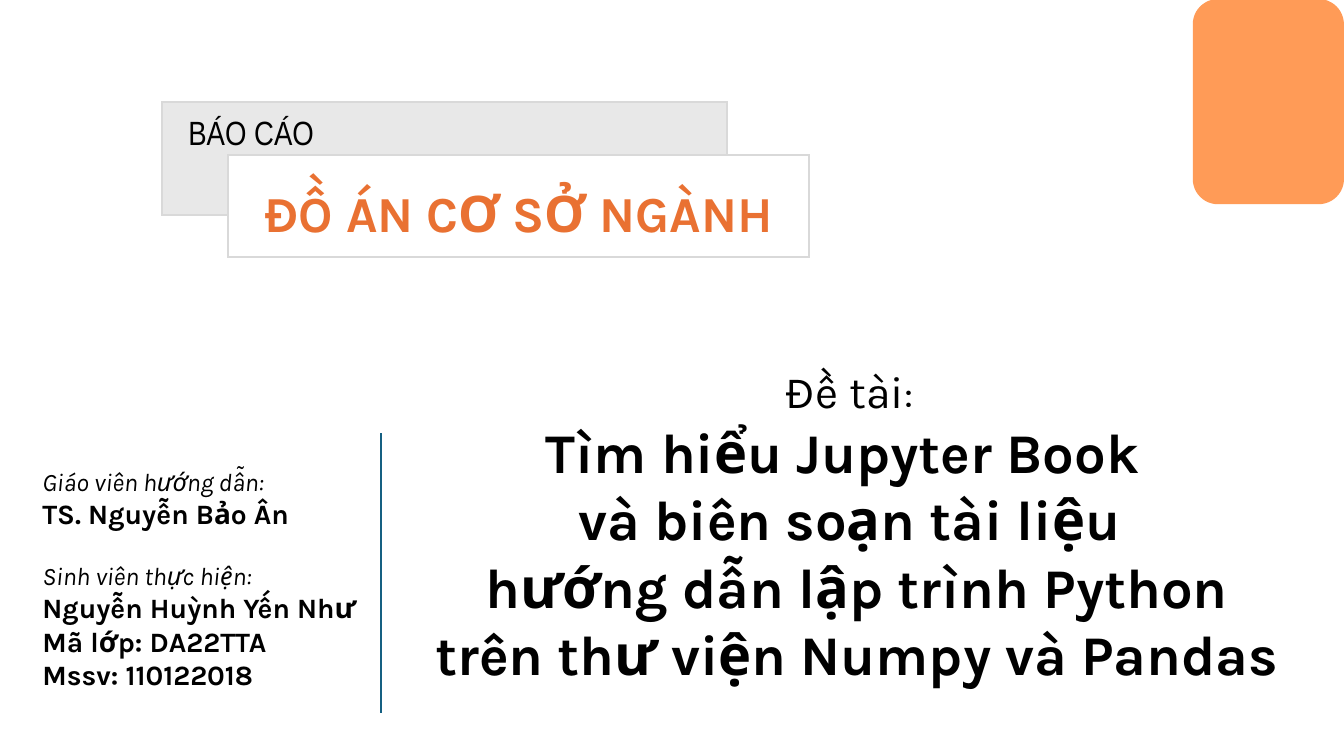
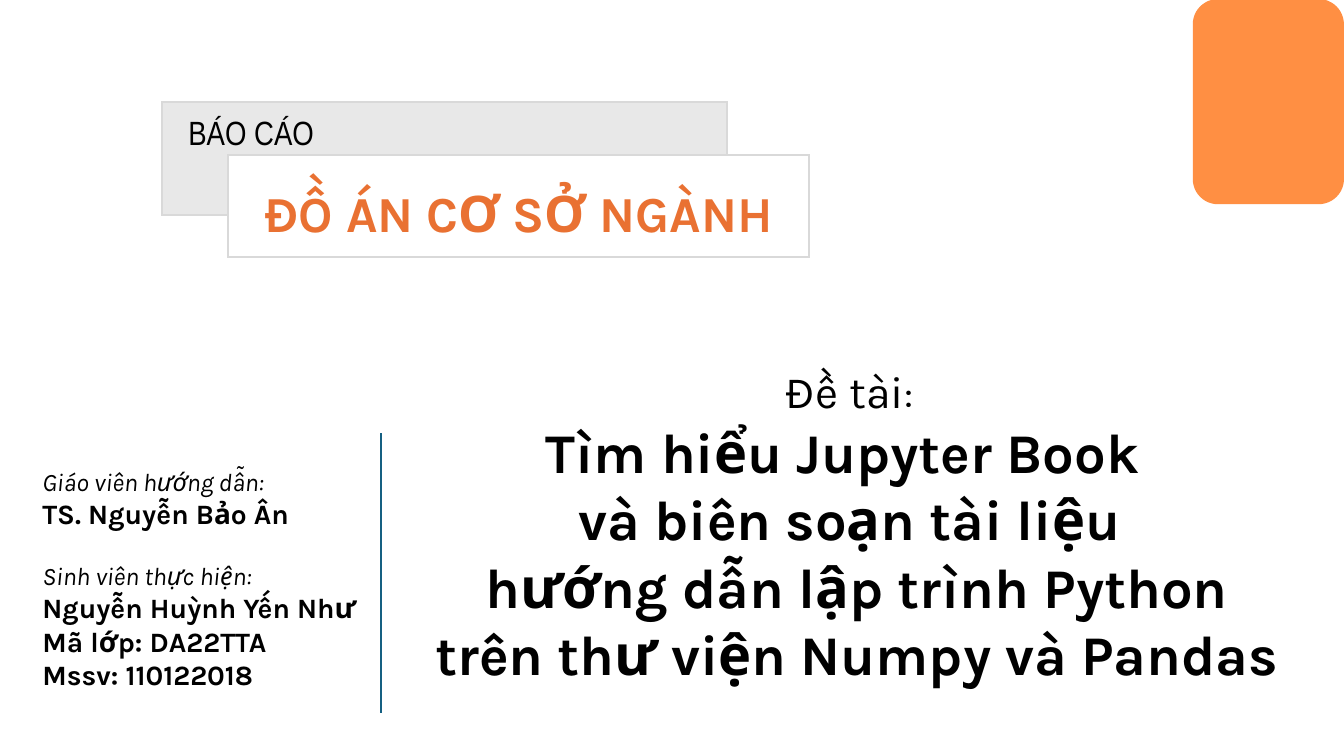
Before and after one commit to nhynhu/csn-da22tta-nguyenhuynhyennhu-Jupyterbook-Numpy-Pandas, a slide deck: slide 1 of Slide_DoAn.pptx. Drawn at 1344x756 pixels with LibreOffice and Linux fonts; fonts in the diff are those of the drawing; background and template pictures are left out. Boxes give left, top, right and bottom in pixels: in the first picture for what was removed or moved away, otherwise in the second. Text is boxed around its words. In the diff, an @@ line names an element or a change of style, - is before the commit and + after.

```diff
--- a/Slide_DoAn.pptx
+++ b/Slide_DoAn.pptx
@@ rounded rectangle at [1193,0,1344,205]: fill #FF9B57 to #FF8F43 @@
```
